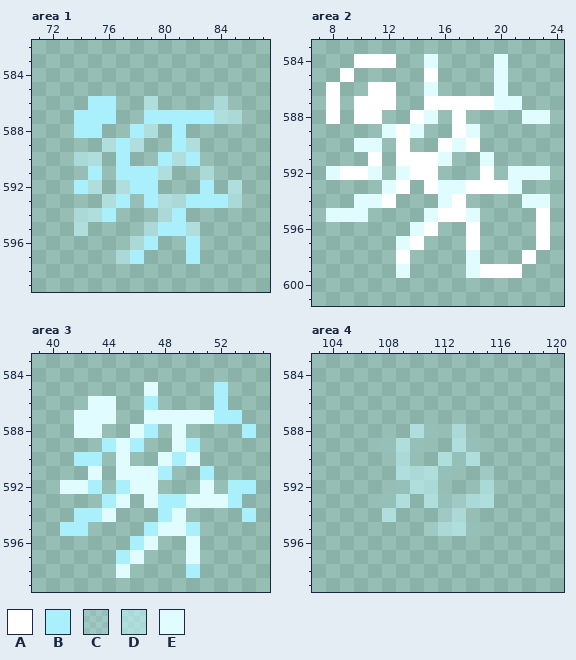
Two states of a pixel-art file, Leore/Content/effects.aseprite. This is how it looked before the edit.
320x1280 pixels, 1 frame. Colours within 5 levels of each other are drawn and written as one. Shown: area 1: x 71..87, y 582..599; area 2: x 7..24, y 583..601; area 3: x 39..55, y 583..599; area 4: x 103..120, y 583..599. The commit also changed other parts of the picture, which this record leaves out.
Palette (. is transparent): A #ffffff  B #a9effc  C #c5f9ff31  D #c5f9ff8b  E #e0fcff
Pixels before, area 1, first column x 74:
586 .BB..D....D.
587 BBB..BBBBBDD
588 BB..BD.B....
589 ..DBD..BD...
590 DD.B..BDB...
591 .B.BBBD..D..
592 BD.DBB...B.D
593 ..DB.BDDBBBD
594 DDB...DB....
595 D....DBBD...
596 ....DB..B...
597 ...DB...B...
Pixels before, area 2, first column x 8:
584 ..AAA..E....E...
585 .A.....A....E...
586 A..AA..E....E...
587 A.AAA..AAAAAEE..
588 A.AA..AE.A....EE
589 ....EAE..AE.....
590 ..EE.A..AEA.....
591 ...A.AAAE..E....
592 EAAE.EAA...A.EEE
593 ....EA.AEEAAAE..
594 ..EEA...EA....EE
595 EEE....EAAE....A
596 ......EA..A....A
597 .....EA...A....A
598 .....A....E...A.
599 .....E....EAAA..
Pixels before, area 3, first column x 41:
585 ......E....B..
586 ..EE..B....B..
587 .EEE..EEEEEBB.
588 .EE..EB.E....B
589 ...BEB..EB....
590 .BB.E..EBE....
591 ..E.EEEB..B...
592 EEB.BEE...E.BB
593 ...BE.EBBEEEB.
594 .BBE...BE....B
595 BB....BEEB....
596 .....BE..E....
597 ....BE...E....
598 ....E....B....
Pixels before, area 4, first column x 108:
588 ..DC.D..
589 CDC..DC.
590 .D..DCD.
591 .DDDC..C
592 .CDD...D
593 CD.DCCDD
594 D...CD..
595 ...CDDC.
After the commit:
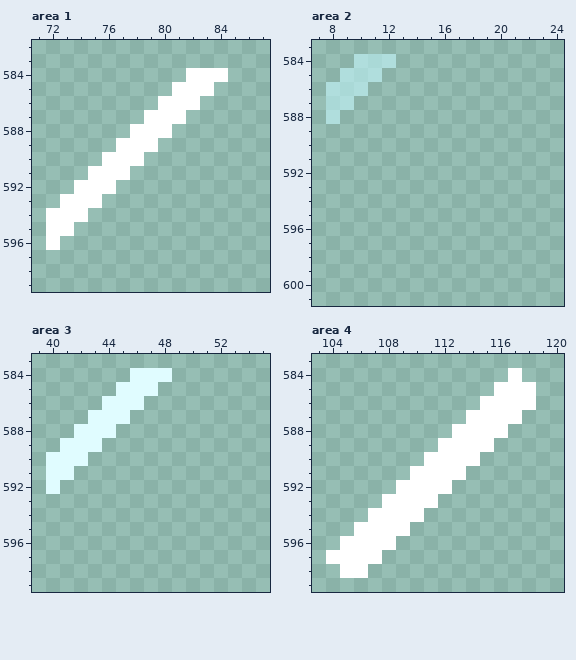
Edits made:
Area 1:
y 584: x 82..84 ... -> AAA
y 585: x 81..83 ... -> AAA
y 586: x 75..76 BB -> ..; x 79..82 D... -> .AAA; x 84 D -> .
y 587: x 74..76 BBB -> ...; x 79..85 BBBBBDD -> AAA....
y 588: x 74..75 BB -> ..; x 78..81 BD.B -> AAA.
y 589: x 76..79 DBD. -> .AAA; x 81..82 BD -> ..
y 590: x 74..78 DD.B. -> ..AAA; x 80..82 BDB -> ...
y 591: x 75..80 B.BBBD -> AAA...; x 83 D -> .
y 592: x 74..79 BD.DBB -> AAA...; x 83 B -> .; x 85 D -> .
y 593: x 73..77 ...DB -> AAA..; x 79..85 BDDBBBD -> .......
y 594: x 72..76 ..DDB -> AAA..; x 80..81 DB -> ..
y 595: x 72..74 ..D -> AA.; x 79..82 DBBD -> ....
y 596: x 72 . -> A; x 78..79 DB -> ..; x 82 B -> .
y 597: x 77..78 DB -> ..; x 82 B -> .
Area 2:
y 584: x 10..12 AAA -> DDD; x 15 E -> .; x 20 E -> .
y 585: x 9..11 A.. -> DDD; x 15 A -> .; x 20 E -> .
y 586: x 8..12 A..AA -> DDD..; x 15 E -> .; x 20 E -> .
y 587: x 8..12 A.AAA -> DD...; x 15..21 AAAAAEE -> .......
y 588: x 8 A -> D; x 10..11 AA -> ..; x 14..15 AE -> ..; x 17 A -> .; x 22..23 EE -> ..
y 589: x 12..14 EAE -> ...; x 17..18 AE -> ..
y 590: x 10..11 EE -> ..; x 13 A -> .; x 16..18 AEA -> ...
y 591: x 11 A -> .; x 13..16 AAAE -> ....; x 19 E -> .
y 592: x 8..11 EAAE -> ....; x 13..15 EAA -> ...; x 19 A -> .; x 21..23 EEE -> ...
y 593: x 12..13 EA -> ..; x 15..21 AEEAAAE -> .......
y 594: x 10..12 EEA -> ...; x 16..17 EA -> ..; x 22..23 EE -> ..
y 595: x 8..10 EEE -> ...; x 15..18 EAAE -> ....; x 23 A -> .
y 596: x 14..15 EA -> ..; x 18 A -> .; x 23 A -> .
y 597: x 13..14 EA -> ..; x 18 A -> .; x 23 A -> .
y 598: x 13 A -> .; x 18 E -> .; x 22 A -> .
y 599: x 13 E -> .; x 18..21 EAAA -> ....
Area 3:
y 584: x 46..48 ... -> EEE
y 585: x 45..46 .. -> EE; x 52 B -> .
y 586: x 43 E -> .; x 45..47 ..B -> EE.; x 52 B -> .
y 587: x 42 E -> .; x 45 . -> E; x 47..53 EEEEEBB -> .......
y 588: x 44 . -> E; x 46..47 EB -> ..; x 49 E -> .; x 54 B -> .
y 589: x 41..46 ...BEB -> EEE...; x 49..50 EB -> ..
y 590: x 40..43 ..BB -> EEE.; x 45 E -> .; x 48..50 EBE -> ...
y 591: x 40..41 .. -> EE; x 43 E -> .; x 45..48 EEEB -> ....; x 51 B -> .
y 592: x 40..43 .EEB -> E...; x 45..47 BEE -> ...; x 51 E -> .; x 53..54 BB -> ..
y 593: x 44..45 BE -> ..; x 47..53 EBBEEEB -> .......
y 594: x 42..44 BBE -> ...; x 48..49 BE -> ..; x 54 B -> .
y 595: x 41..42 BB -> ..; x 47..50 BEEB -> ....
y 596: x 46..47 BE -> ..; x 50 E -> .
y 597: x 45..46 BE -> ..; x 50 E -> .
y 598: x 45 E -> .; x 50 B -> .
Area 4:
y 584: x 117 . -> A
y 585: x 116..118 ... -> AAA
y 586: x 115..118 .... -> AAAA
y 587: x 114..117 .... -> AAAA
y 588: x 110..111 DC -> ..; x 113..116 D... -> AAAA
y 589: x 108..110 CDC -> ...; x 112..115 .DC. -> AAAA
y 590: x 109 D -> .; x 111..114 .DCD -> AAAA
y 591: x 109..113 DDDC. -> .AAAA; x 115 C -> .
y 592: x 109..112 CDD. -> AAAA; x 115 D -> .
y 593: x 108..115 CD.DCCDD -> AAAA....
y 594: x 107..110 .D.. -> AAAA; x 112..113 CD -> ..
y 595: x 106..109 .... -> AAAA; x 111..114 CDDC -> ....
y 596: x 105..108 .... -> AAAA
y 597: x 104..107 .... -> AAAA
y 598: x 105..106 .. -> AA
Where, in picture pixels (left, top, right, bottom), the same in both pictures:
changed: (46, 68, 242, 264)
changed: (326, 54, 550, 278)
changed: (46, 368, 256, 578)
changed: (326, 368, 536, 578)
